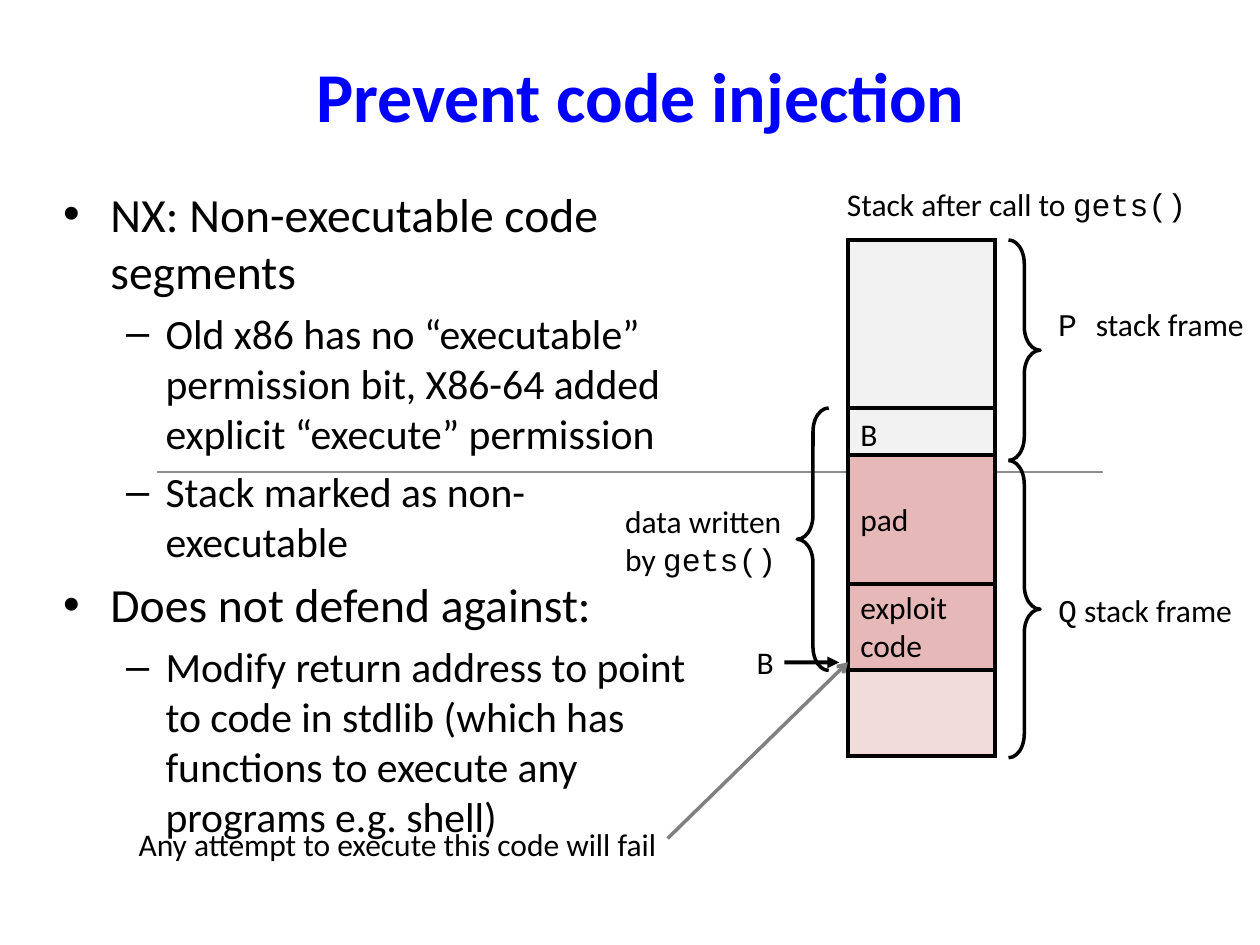
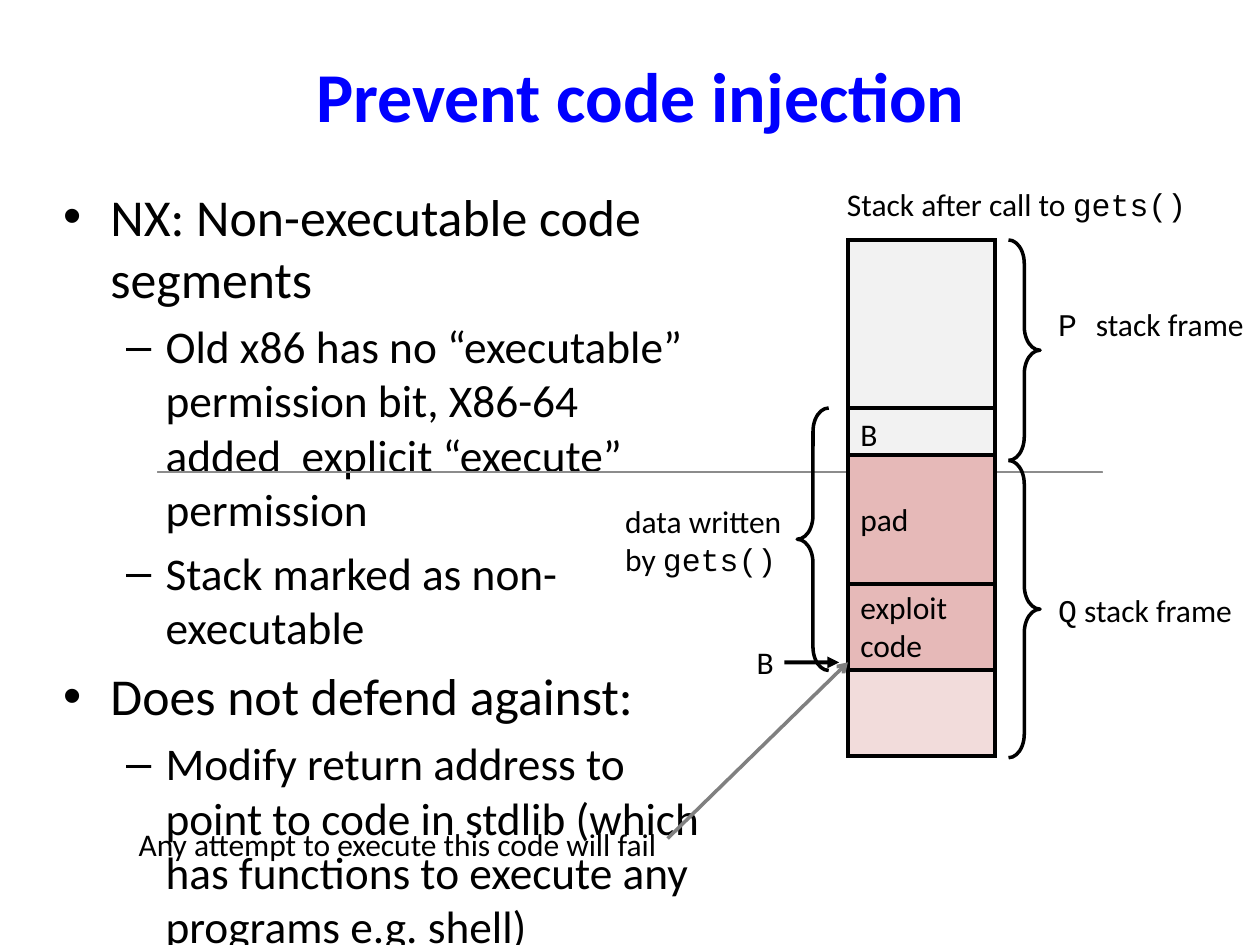
Before and after one commit to NYU-CSO/nyu-cso.github.io, a slide deck: slide 37 of notes/11-machine-layout-overflow.pptx. Drawn at 1260x945 pixels with LibreOffice and Linux fonts; fonts in the diff are those of the drawing; grey boxes stand for pictures. Boxes give left, top, right and bottom in pixels: in the first picture for what was removed or moved away, otherwise in the second. Text is boxed around its words. In the diff, an @@ line names an element or a change of style, - is before the commit and + after.

```diff
--- a/notes/11-machine-layout-overflow.pptx
+++ b/notes/11-machine-layout-overflow.pptx
@@ text "NX: Non-executable code segments" at box(110, 200, 699, 945): size 27.2 to 29.6 pt in "NX: Non-executable code segments", "Does not defend against:"; size 23.8 to 25.9 pt in "Old x86 has no “executable” permission bit, ...", "Stack marked as non-executable", "Modify return address to point to code ..." @@
```
Also in this commit, not shown: 3 other slides changed, 2 slides added, 1 slide removed, 4 other files.
